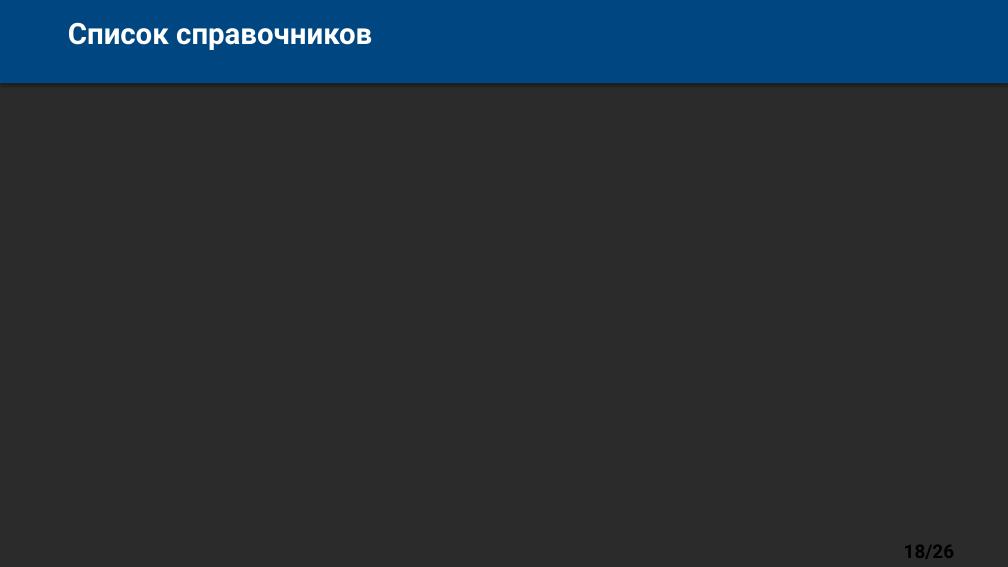
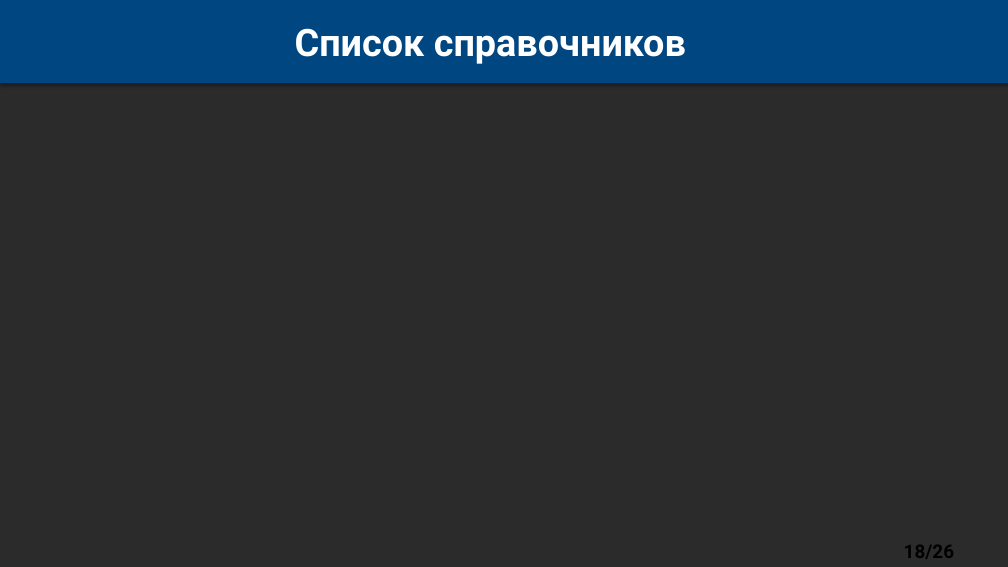
Before and after one commit to dulumdomdom/Nothing, a slide deck: slide 18 of MDM_Presentation.pptx. Drawn at 1008x567 pixels with LibreOffice and Linux fonts; fonts in the diff are those of the drawing; background and template pictures are left out; a plain dark background stands for a picture behind light text. Boxes give left, top, right and bottom in pixels: in the first picture for what was removed or moved away, otherwise in the second. Text is boxed around its words. In the diff, an @@ line names an element or a change of style, - is before the commit and + after.

```diff
--- a/MDM_Presentation.pptx
+++ b/MDM_Presentation.pptx
@@ text "Список справочников": place and size @@
-text "Список справочников" at (68, 22, 372, 50)
+text "Список справочников" at (295, 28, 686, 64)
@@ text "Список справочников" at (295, 28, 686, 64): size 28 to 36 pt @@
```
Also in this commit, not shown: 19 other slides changed.
